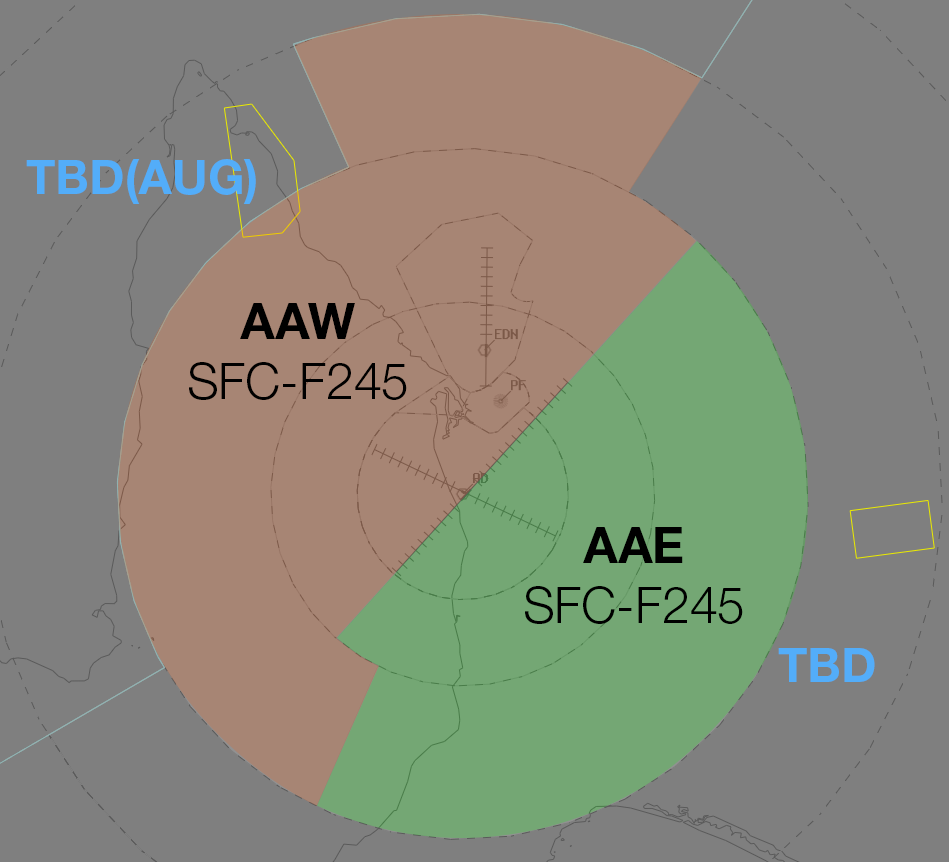
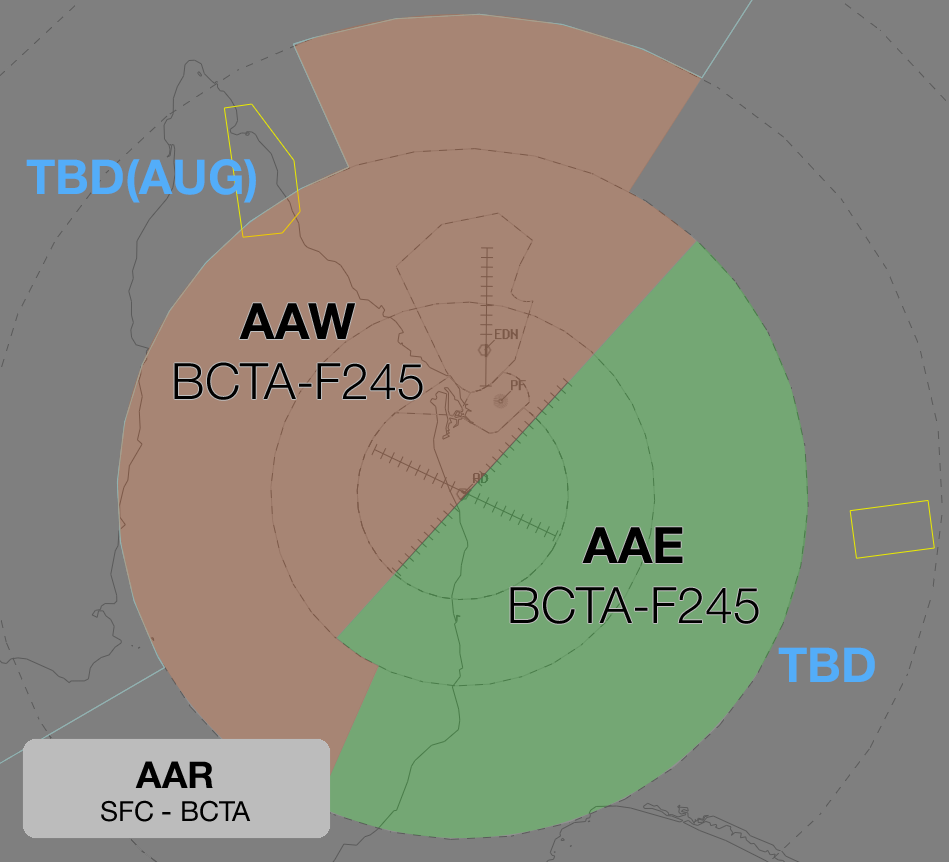
Revision of a layered w=949, h=862 image; what changed, layer by layer:
added group "SRI" with 3 layers above "Text" over [23, 739, 330, 838]
added layer "AAR SFC - BCTA" in group "SRI" over [101, 761, 251, 822]
added layer "BG panel" (5%) in group "SRI" over [23, 739, 330, 838]
renamed "AAE SFC-F245" to "AAE BCTA-F245", painted on it over [510, 527, 759, 624]
renamed "AAW SFC-F245" to "AAW BCTA-F245", painted on it over [174, 303, 423, 400]
painted on "TBD" over [778, 647, 875, 682]
painted on "TBD(AUG)" over [26, 159, 256, 204]
